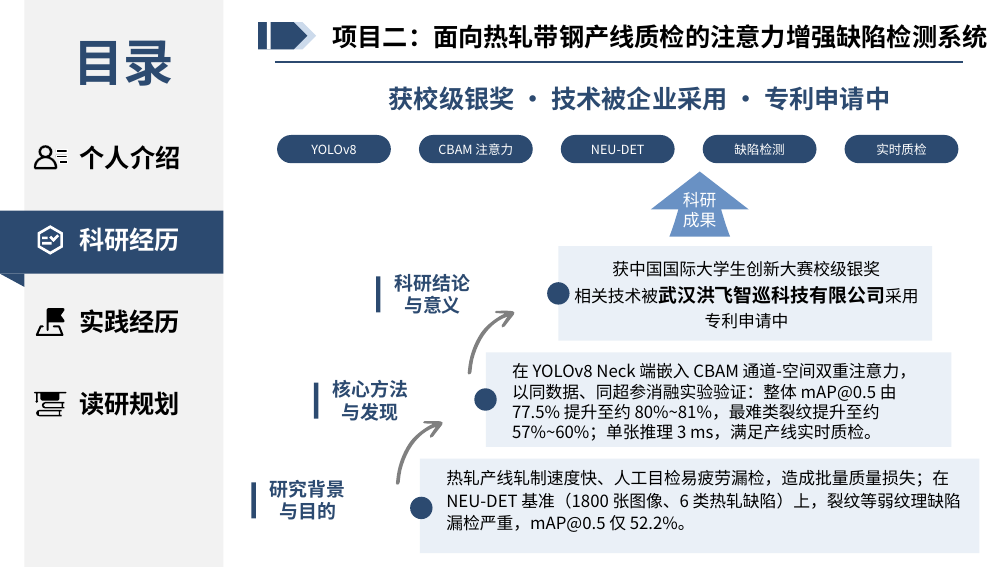
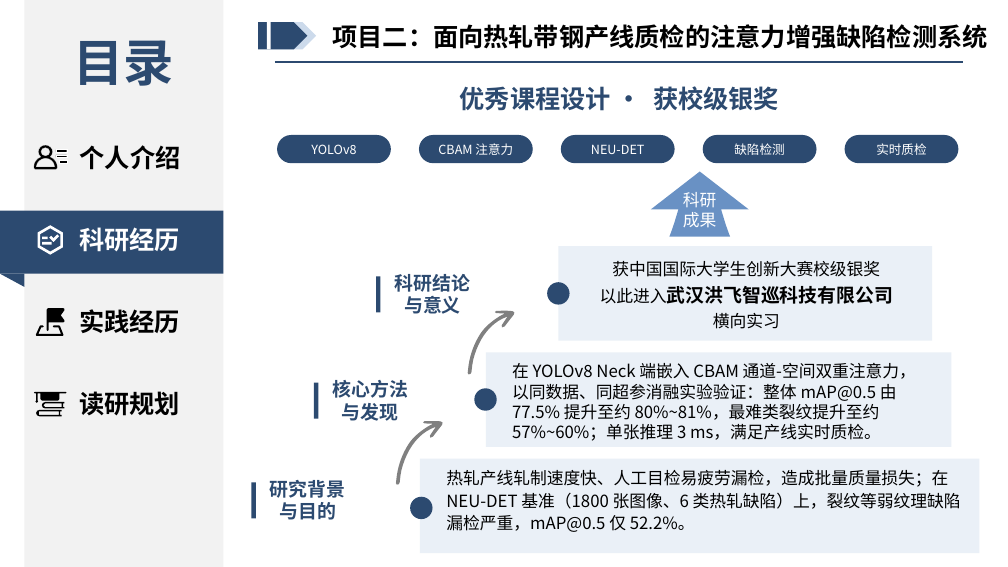
Before and after one commit to xiaofei777/exemption, a slide deck: slide 9 of 面试PPT/历史版本/推免ppt.pptx (slide 8 before the commit). Drawn at 1008x567 pixels with LibreOffice and Linux fonts; fonts in the diff are those of the drawing. Boxes give left, top, right and bottom in pixels: in the first picture for what was removed or moved away, otherwise in the second. Text is boxed around its words. In the diff, an @@ line names an element or a change of style, - is before the commit and + after.

```diff
--- a/面试PPT/历史版本/推免ppt.pptx
+++ b/面试PPT/历史版本/推免ppt.pptx
@@ text at [460, 86, 779, 111]: text changed @@
-获校级银奖 · 技术被企业采用 · 专利申请中
+优秀课程设计 · 获校级银奖
@@ text at [600, 286, 894, 329]: text changed; size 16 to 18 pt; bold on @@
-相关技术被武汉洪飞智巡科技有限公司采用
-专利申请中
+以此进入武汉洪飞智巡科技有限公司
+横向实习
```
Also in this commit, not shown: 6 other slides changed, 22 other files.
